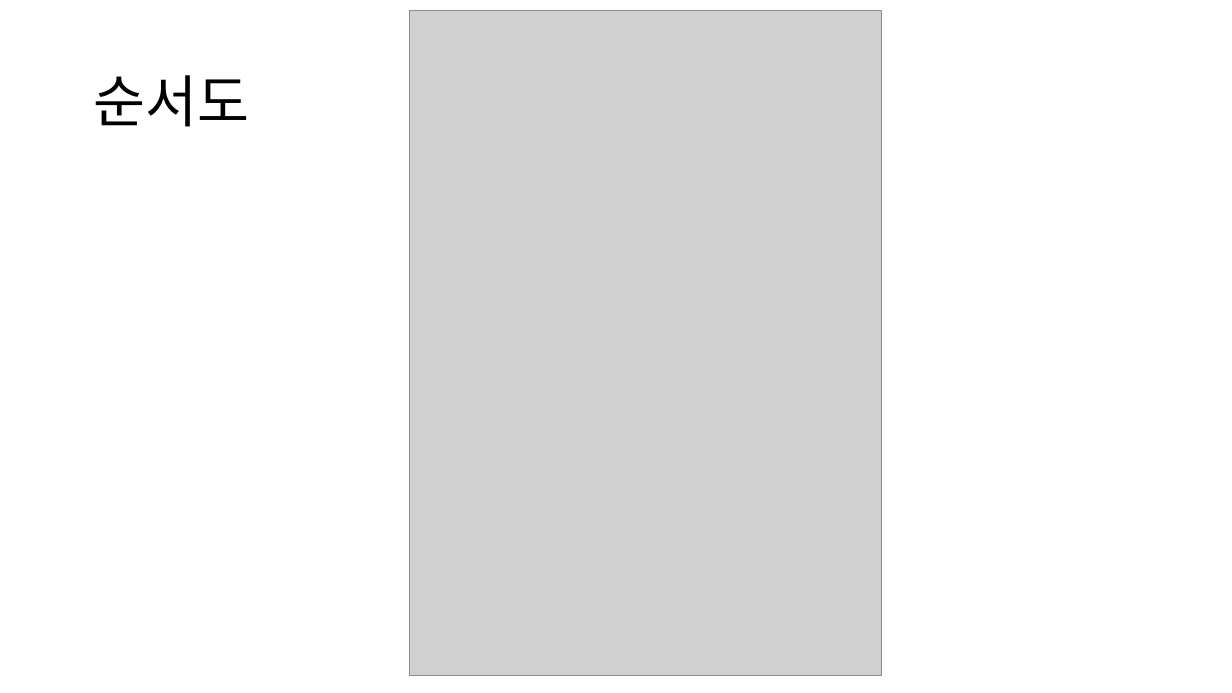
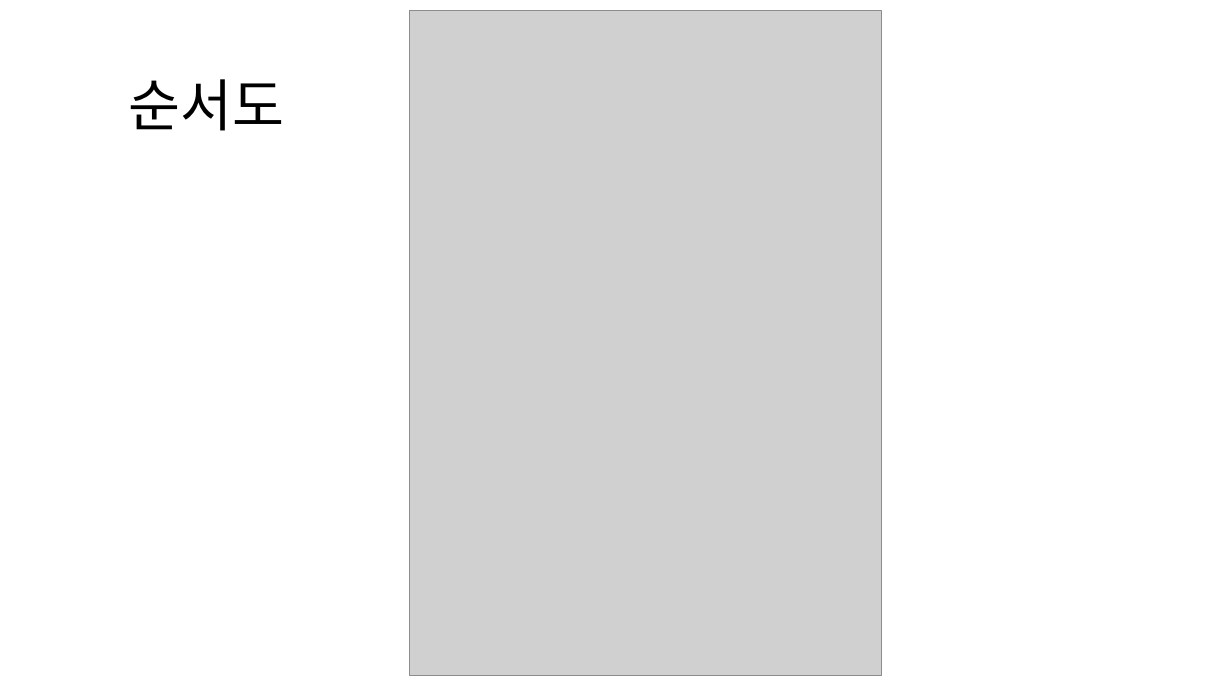
Before and after one commit to ian1321/SwingProject, a slide deck: slide 4 of 배달 주문 시스템.pptx. Drawn at 1232x693 pixels with LibreOffice and Linux fonts; fonts in the diff are those of the drawing; grey boxes stand for pictures. Boxes give left, top, right and bottom in pixels: in the first picture for what was removed or moved away, otherwise in the second. Text is boxed around its words. In the diff, an @@ line names an element or a change of style, - is before the commit and + after.

```diff
--- a/배달 주문 시스템.pptx
+++ b/배달 주문 시스템.pptx
@@ title "순서도" at (x1=128, y1=79, x2=284, y2=131): alignment left to centre; line spacing 0.9 to 1 @@
```
Also in this commit, not shown: 5 other slides changed, 2 slides added, 1 slide removed.
